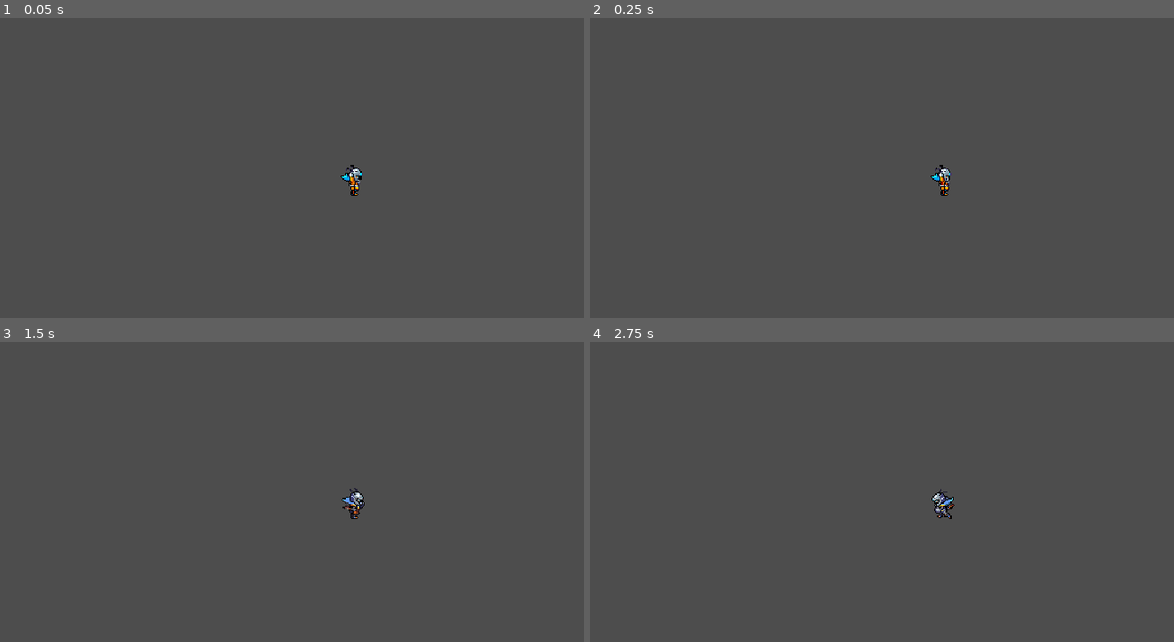
Above: before the commit, frames 1-4 (two rows, left to right).
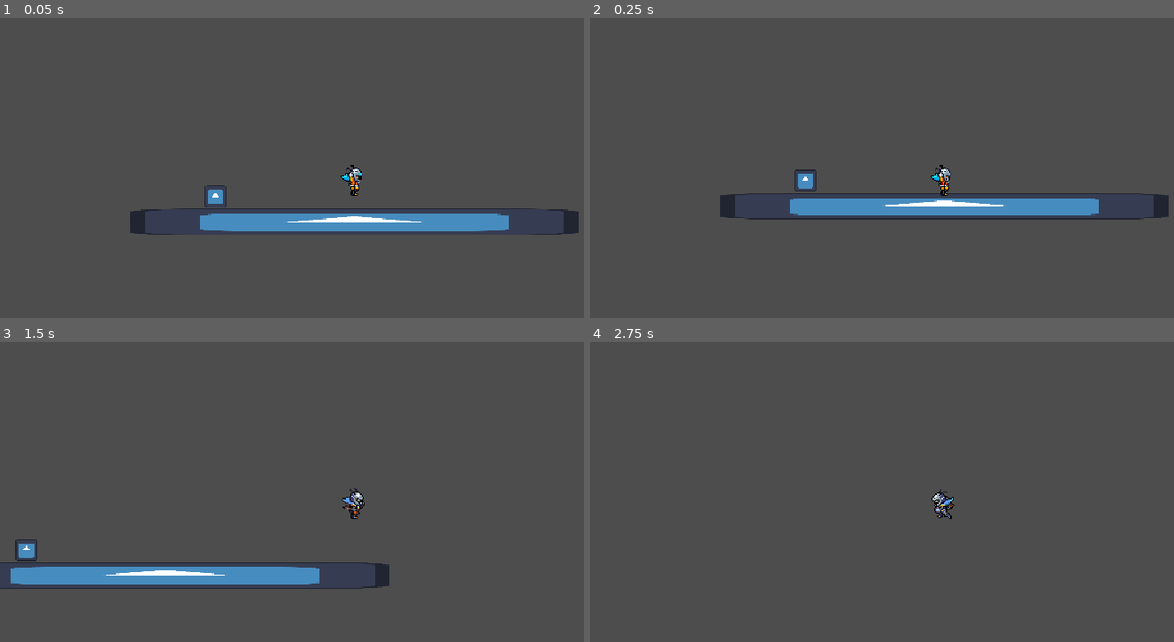
Above: after the commit, the same moments.

Repository: bonum119/TFG_Lost_in_Town
Game: Godot game, scene res://scenes/levels/test_level.tscn
The game is run twice, just before and just after one commit, with the same random seed, the same clock (stepped at 60 frames per second) and the same inputs. The engine's default icon, where the game draws it, is replaced by a stand-in: a white triangle on a blue panel in a dark square.
Inputs:
- Up to frame 1 (0.05 s): no input
- Up to frame 2 (0.25 s): no input
- Up to frame 3 (1.5 s): tap Enter at 0.5 s; hold E (interact, bound only after the commit) 0.53-1.28 s; hold D (move_right) from 0.53 s (still down); tap Space (jump) at 0.77 s; tap E (interact, bound only after the commit) at 1.35 s
- Up to frame 4 (2.75 s): tap Space (jump) at 1.52 s; release D (move_right) at 2.03 s; hold A (move_left) from 2.03 s (still down); hold E (interact, bound only after the commit) from 2.03 s (still down)

The runs differ from the first frame. In frame 1, 3.9% of the frame differs, in the area x 22-100%, y 55-73%; in frame 2, 4.1%, in the area x 22-100%, y 50-68%; in frame 3, 3.9%; in frame 4, nothing differs.

Commit message:
interaccion con objeto

Diff:
--- a/project.godot
+++ b/project.godot
@@ -45,6 +45,11 @@
 , Object(InputEventKey,"resource_local_to_scene":false,"resource_name":"","device":-1,"window_id":0,"alt_pressed":false …(186 unchanged characters)…
 ]
 }
+interact={
+"deadzone": 0.2,
+"events": [Object(InputEventKey,"resource_local_to_scene":false,"resource_name":"","device":-1,"window_id":0,"alt_pressed":false,"shift_pressed":false,"ctrl_pressed":false,"meta_pressed":false,"pressed":false,"keycode":0,"physical_keycode":69,"key_label":0,"unicode":101,"location":0,"echo":false,"script":null)
+]
+}
 
 [physics]
 
--- a/scenes/levels/test_level.tscn
+++ b/scenes/levels/test_level.tscn
@@ -1,6 +1,8 @@
 [gd_scene format=3 uid="uid://kwv48wlovh6r"]
 
 [ext_resource type="PackedScene" uid="uid://d0610ku7o6xuo" path="res://scenes/player/player.tscn" id="1_jbqir"]
+[ext_resource type="Texture2D" uid="uid://cm6338am1ysrn" path="res://icon.svg" id="1_yautc"]
+[ext_resource type="PackedScene" uid="uid://dyq1lrbl0gn54" path="res://scenes/objects/test_de_interaccion.tscn" id="3_fr1um"]
 
 [sub_resource type="RectangleShape2D" id="RectangleShape2D_jbqir"]
 size = Vector2(400, 20)
@@ -13,4 +15,12 @@
 position = Vector2(0, 40)
 shape = SubResource("RectangleShape2D_jbqir")
 
+[node name="Sprite2D" type="Sprite2D" parent="Suelo temporal" unique_id=2011347435]
+position = Vector2(0.5, 39)
+scale = Vector2(3.1640625, 0.1875)
+texture = ExtResource("1_yautc")
+
 [node name="Player" parent="." unique_id=1601804339 instance=ExtResource("1_jbqir")]
+
+[node name="TestDeInteraccion" parent="." unique_id=287485758 instance=ExtResource("3_fr1um")]
+position = Vector2(-125, 16)
--- /dev/null
+++ b/scenes/objects/test_de_interaccion.tscn
@@ -0,0 +1,17 @@
+[gd_scene format=3 uid="uid://dyq1lrbl0gn54"]
+
+[ext_resource type="Script" uid="uid://dr8g335v0idpi" path="res://scripts/interactions/test_de_interaccion.gd" id="1_efbe6"]
+[ext_resource type="Texture2D" uid="uid://cm6338am1ysrn" path="res://icon.svg" id="1_k0u5j"]
+
+[sub_resource type="RectangleShape2D" id="RectangleShape2D_3sy6q"]
+
+[node name="TestInteractable" type="Area2D" unique_id=307406117]
+script = ExtResource("1_efbe6")
+
+[node name="CollisionShape2D" type="CollisionShape2D" parent="." unique_id=889126381]
+shape = SubResource("RectangleShape2D_3sy6q")
+
+[node name="Sprite2D" type="Sprite2D" parent="." unique_id=1117323713]
+position = Vector2(4.7683716e-07, 3.2782555e-07)
+scale = Vector2(0.15625, 0.15625)
+texture = ExtResource("1_k0u5j")
--- a/scenes/player/player.tscn
+++ b/scenes/player/player.tscn
@@ -149,6 +149,9 @@
 [sub_resource type="RectangleShape2D" id="RectangleShape2D_3sy6q"]
 size = Vector2(14, 28)
 
+[sub_resource type="RectangleShape2D" id="RectangleShape2D_bp5kt"]
+size = Vector2(36, 46)
+
 [node name="Player" type="CharacterBody2D" unique_id=1601804339]
 script = ExtResource("1_8afob")
 
@@ -160,3 +163,10 @@
 shape = SubResource("RectangleShape2D_3sy6q")
 
 [node name="Camera2D" type="Camera2D" parent="." unique_id=1327131143]
+
+[node name="InteractionArea" type="Area2D" parent="." unique_id=1911590982]
+
+[node name="CollisionShape2D" type="CollisionShape2D" parent="InteractionArea" unique_id=874638181]
+position = Vector2(0, -9)
+shape = SubResource("RectangleShape2D_bp5kt")
+debug_color = Color(3.0322374e-06, 0.6291626, 0.48844403, 0.41960785)
--- /dev/null
+++ b/scripts/interactions/test_de_interaccion.gd
@@ -0,0 +1,10 @@
+
+extends Area2D
+
+
+func _ready() -> void:
+	add_to_group("interactables")
+
+
+func interact() -> void:
+	print("¡Has interactuado con el objeto!")
--- a/scripts/player/player.gd
+++ b/scripts/player/player.gd
@@ -6,44 +6,62 @@
 @export var jump_velocity: float = -400.0
 
 @onready var sprite: AnimatedSprite2D = $AnimatedSprite2D
+@onready var interaction_area: Area2D = $InteractionArea
 
-# Dirección inicial del personaje.
 var facing_direction: String = "east"
+var nearby_interactable: Area2D = null
+
+
+func _ready() -> void:
+	interaction_area.area_entered.connect(_on_area_entered)
+	interaction_area.area_exited.connect(_on_area_exited)
 
 
 func _physics_process(delta: float) -> void:
+	var direction := Input.get_axis("move_left", "move_right")
 
-	# Movimiento horizontal.
-	var direction := Input.get_axis("move_left", "move_right")
 	velocity.x = direction * speed
 
-	# Gravedad.
 	if not is_on_floor():
 		velocity.y += gravity * delta
 
-	# Salto.
 	if Input.is_action_just_pressed("jump") and is_on_floor():
 		velocity.y = jump_velocity
 
-	# Actualizar animaciones.
 	update_animation(direction)
 
-	# Movimiento físico.
 	move_and_slide()
 
 
+func _input(event: InputEvent) -> void:
+	if event.is_action_pressed("interact"):
+		if nearby_interactable != null:
+			if nearby_interactable.has_method("interact"):
+				nearby_interactable.interact()
+
+
 func update_animation(direction: float) -> void:
-
-	# Actualizar dirección.
 	if direction > 0:
 		facing_direction = "east"
-
 	elif direction < 0:
 		facing_direction = "west"
 
-	# Elegir animación.
+	var animation_name: String
+
 	if direction != 0:
-		sprite.play(facing_direction + "_walk")
+		animation_name = facing_direction + "_walk"
+	else:
+		animation_name = facing_direction + "_breathing"
 
-	else:
-		sprite.play(facing_direction + "_breathing")
+	if sprite.animation != animation_name:
+		sprite.play(animation_name)
+
+
+func _on_area_entered(area: Area2D) -> void:
+	if area.is_in_group("interactables"):
+		nearby_interactable = area
+
+
+func _on_area_exited(area: Area2D) -> void:
+	if area == nearby_interactable:
+		nearby_interactable = null
Not shown, added: scripts/interactions/test_de_interaccion.gd.uid
